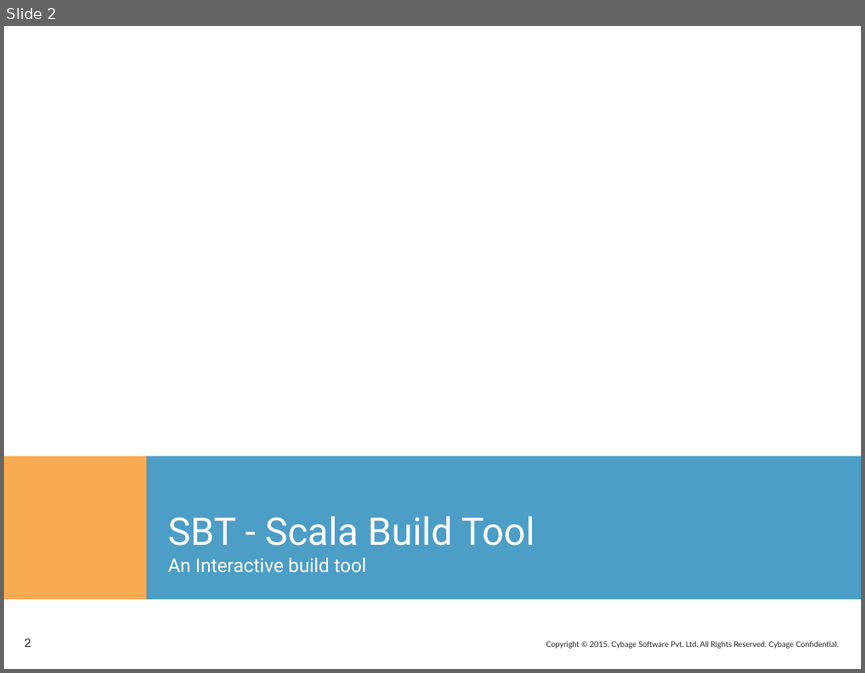
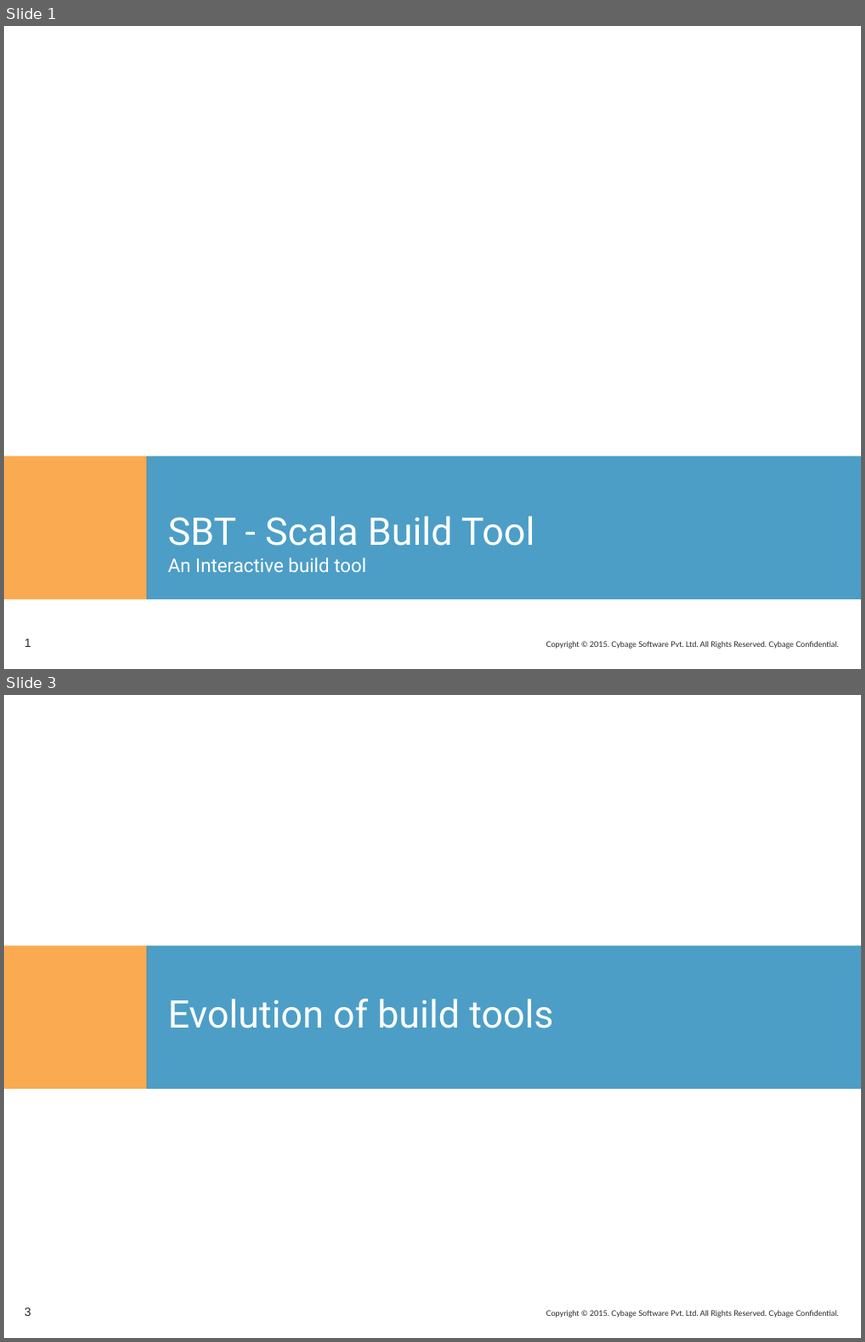
Before and after one commit to rashmitk/Documentation, a slide deck: SBT/SBT.pptx. Shown one above the other, each under a label of ours: slide 2 before the commit, slides 1 and 3 after it; the slides between them are not shown. The pictures are 865x673 and 865x1342 pixels, drawn with LibreOffice and Linux fonts; fonts in the diff are those of the drawing; background and template pictures are left out. Boxes give left, top, right and bottom in pixels: in the first picture for what was removed or moved away, otherwise in the second. Text is boxed around its words. In the diff, an @@ line names an element or a change of style, - is before the commit and + after.

```diff
--- a/SBT/SBT.pptx
+++ b/SBT/SBT.pptx
@@ slide 3 added at [4,695,861,1338], background #FFFFFF; not listed: 1 template element that a slide beside it also shows @@
@@ rectangle added at [4,945,147,1089], fill #F88608 at 70% opacity @@
@@ rectangle added at [146,945,861,1089], fill #0075B0 at 70% opacity @@
@@ title added at [168,998,553,1028], 32 pt, text #FFFFFF @@
+Evolution of build tools
@@ page number added at [24,1307,31,1315], 10 pt, text #262626 @@
+3
@@ what was slide 2 is now slide 1 @@
@@ page number at [24,638,31,646]: text changed @@
-2
+1
```
Also in this commit, not shown: 3 slides changed, 2 other slides added, 2 slides removed.
